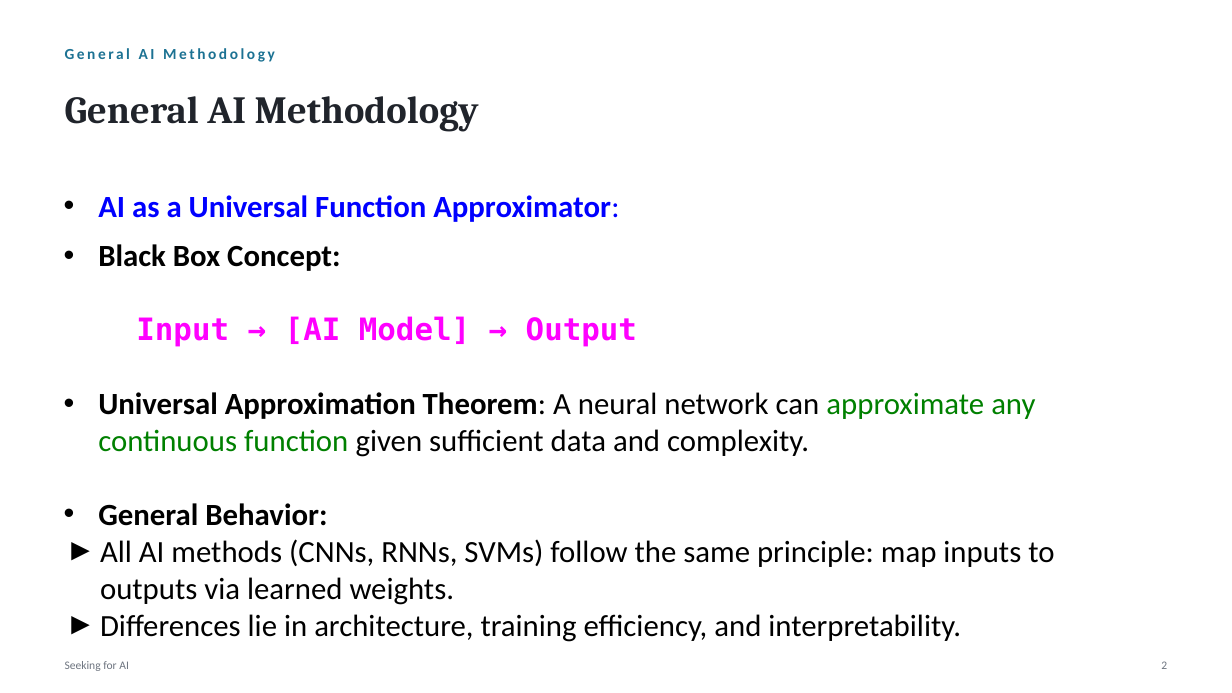
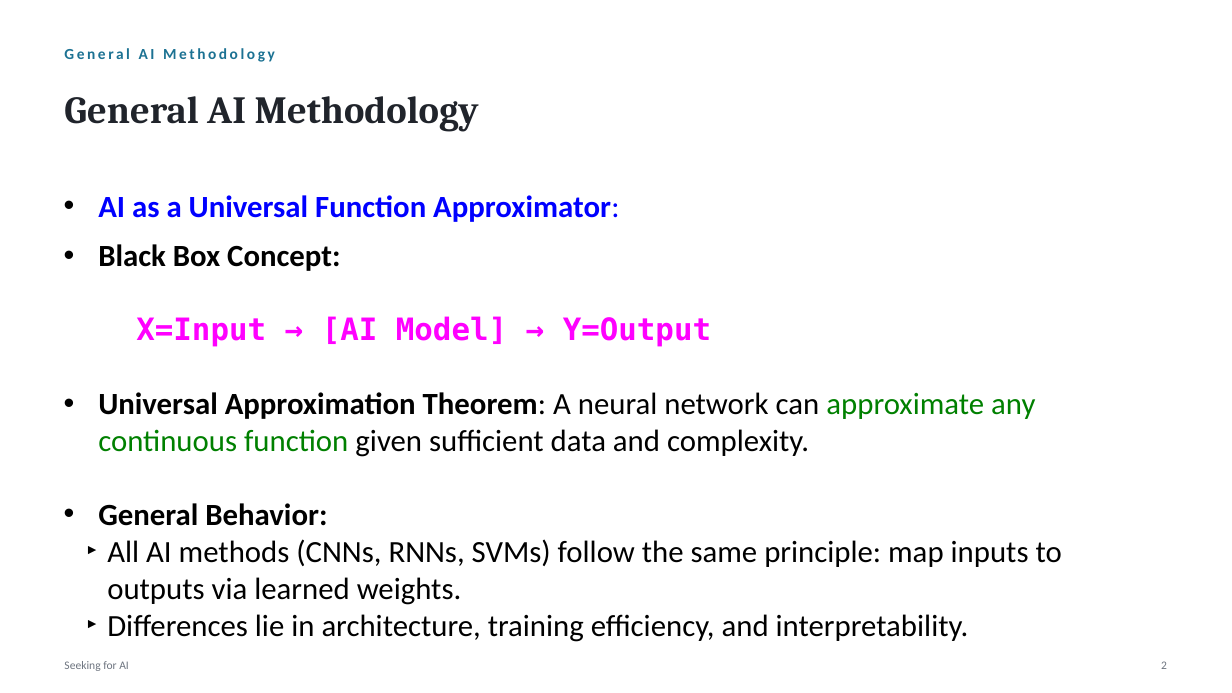
Before and after one commit to mccode-dev/PaNRAID, a slide deck: slide 7 of 21_September_Monday/01_Seeking_for_AI/01_Seeking_for_AI.pptx (slide 11 before the commit). Drawn at 1232x693 pixels with LibreOffice and Linux fonts; fonts in the diff are those of the drawing; background and template pictures are left out. Boxes give left, top, right and bottom in pixels: in the first picture for what was removed or moved away, otherwise in the second. Text is boxed around its words. In the diff, an @@ line names an element or a change of style, - is before the commit and + after.

```diff
--- a/21_September_Monday/01_Seeking_for_AI/01_Seeking_for_AI.pptx
+++ b/21_September_Monday/01_Seeking_for_AI/01_Seeking_for_AI.pptx
@@ text at box(136, 316, 711, 347): text changed @@
-Input → [AI Model] → Output
+X=Input → [AI Model] → Y=Output
@@ text at box(107, 539, 1062, 642): list level 1 to 2 in "All AI methods (CNNs, RNNs, ..."; list level 1 to 2 in "Differences lie in architecture, training ..." @@
```
Also in this commit, not shown: 9 other slides changed, 1 slide added, 1 slide removed, 3 other files.
